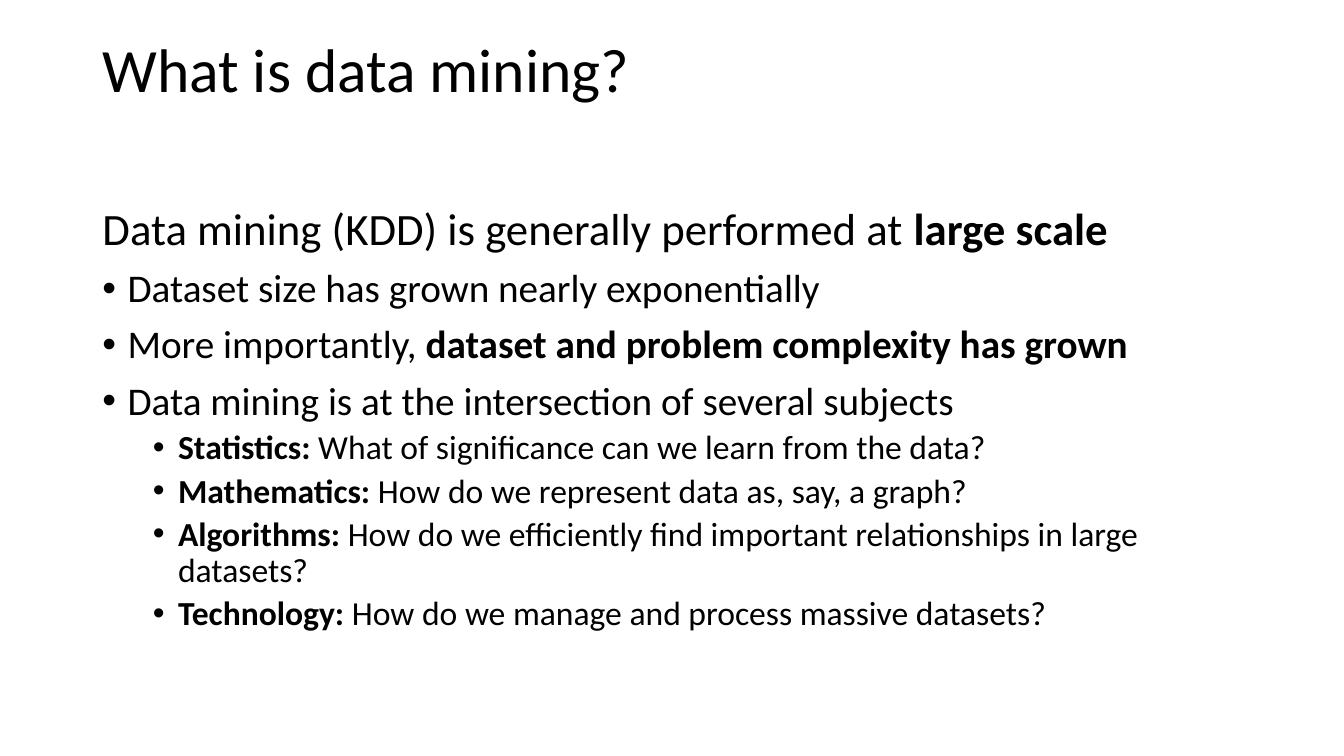
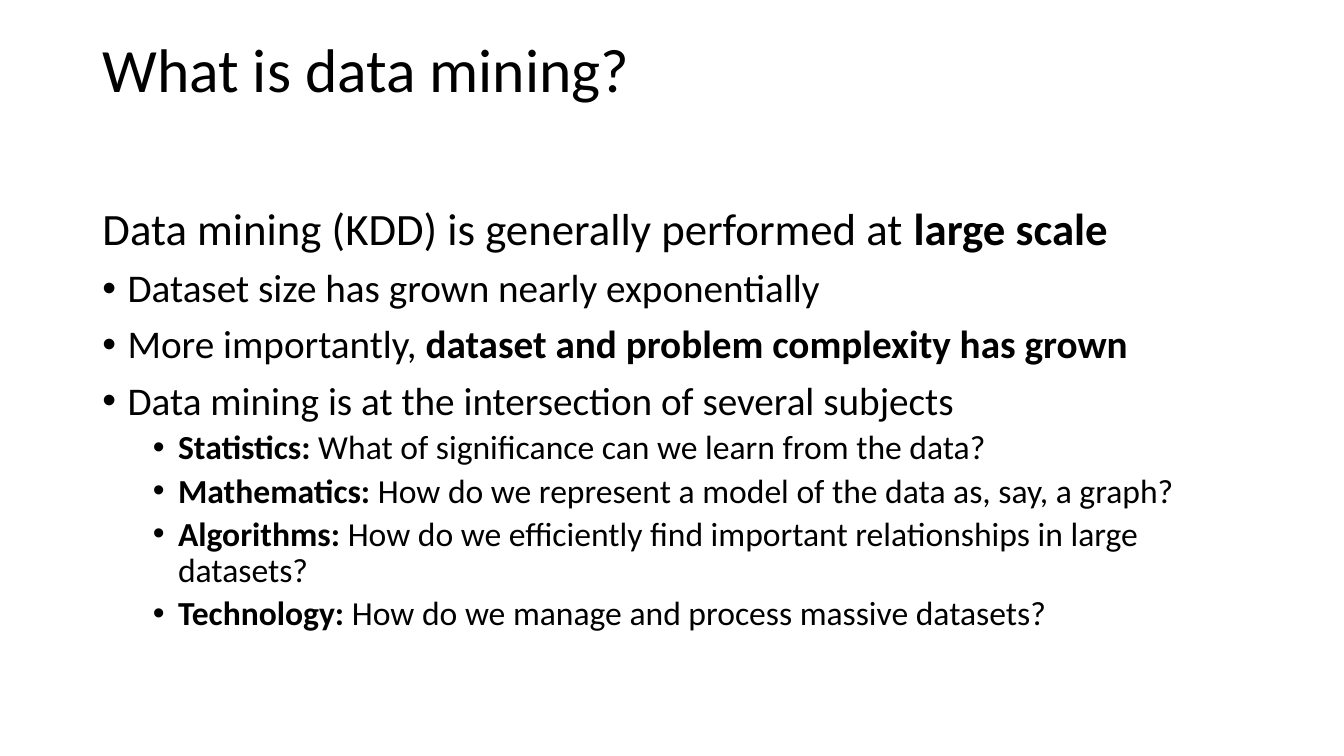
Before and after one commit to StephenElston/CSCI-E-108, a slide deck: slide 4 of slides/1_Introduction.pptx. Drawn at 1344x756 pixels with LibreOffice and Linux fonts; fonts in the diff are those of the drawing. Boxes give left, top, right and bottom in pixels: in the first picture for what was removed or moved away, otherwise in the second. Text is boxed around its words. In the diff, an @@ line names an element or a change of style, - is before the commit and + after.

```diff
--- a/slides/1_Introduction.pptx
+++ b/slides/1_Introduction.pptx
@@ text at box(178, 479, 1173, 509): text changed @@
-  • Mathematics: How do we represent data as, say, a graph?
+  • Mathematics: How do we represent a model of the data as, say, a graph?
```
Also in this commit, not shown: 3 other slides changed, 3 slides added.
